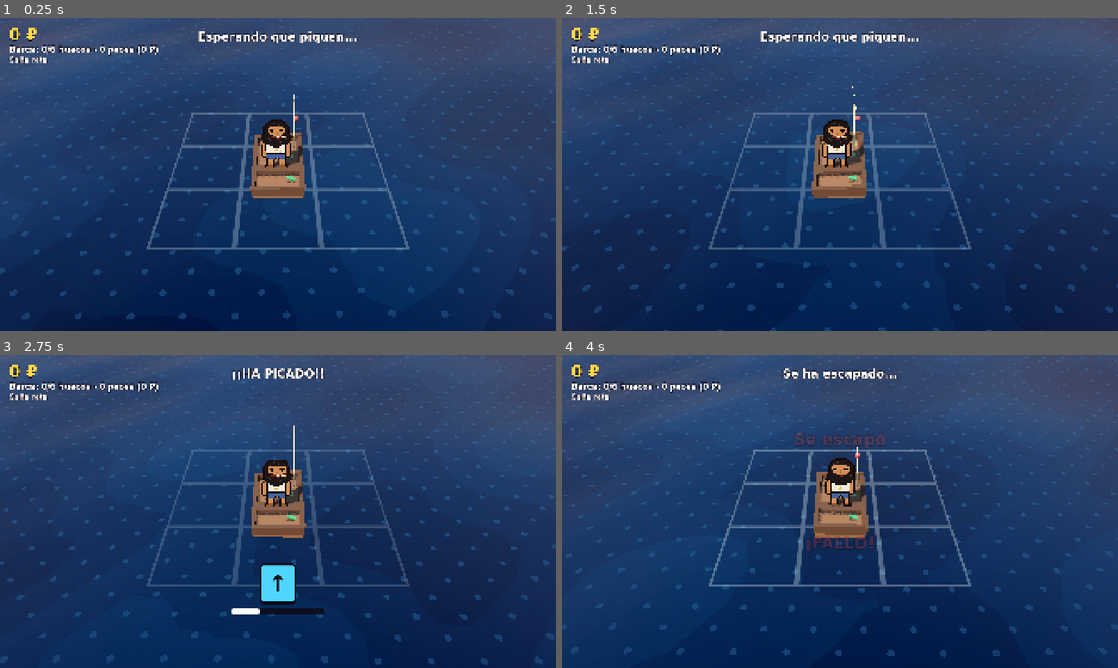
Above: before the commit, frames 1-4 (two rows, left to right).
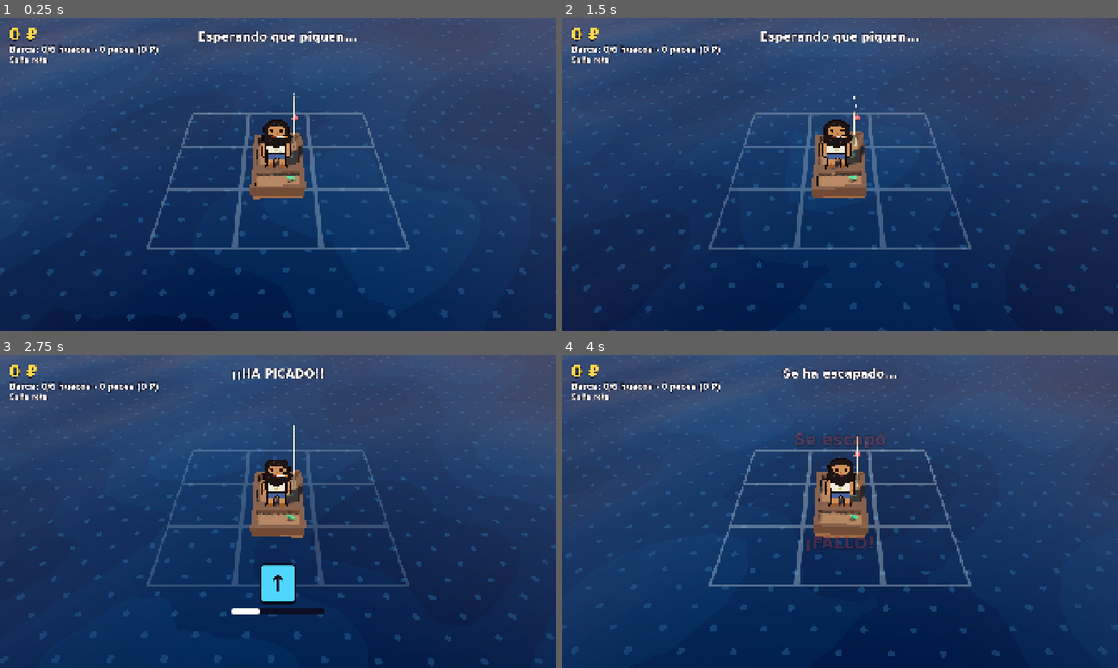
Above: after the commit, the same moments.

Repository: xNeku/FIshin
Game: Godot game, scene res://scenes/main.tscn
Same seed, same stepped clock (60 frames per second), same inputs: the game is played once before the commit and once after it.
Inputs:
- Up to frame 1 (0.25 s): no input
- Up to frame 2 (1.5 s): hold W (mover_arriba) 0.53-1.28 s; hold Q (cambiar_modo) 0.53-1.28 s; hold S (mover_abajo) from 1.28 s (still down); tap E (interactuar) at 1.35 s
- Up to frame 3 (2.75 s): release S (mover_abajo) at 2.03 s; hold W (mover_arriba) from 2.03 s (still down); tap D (mover_der) at 2.1 s
- Up to frame 4 (4 s): tap Q (cambiar_modo) at 2.85 s; release W (mover_arriba) at 3.53 s; hold A (mover_izq) from 3.53 s (still down); hold E (interactuar) from 3.53 s (still down)

The runs differ from the first frame. In frame 1, 1.3% of the frame differs, in the area x 0-100%, y 0-97%; in frame 2, 1.3%; in frame 3, 1.2%; in frame 4, 1.4%.

Commit message:
Estilo B: el mundo se dibuja pixelado (1/4 de resolución, sin suavizar) con el HUD nítido encima; desenfoque de maqueta en cinemáticas y celebraciones
Co-Authored-By: Claude Opus 5.5 <noreply@anthropic.com>
Claude-Session: https://claude.ai/code/session_019rcxv2gkMTX1eHoDeqRmkz

Diff:
--- /dev/null
+++ b/scenes/efectos/pixelador.tscn
@@ -0,0 +1,29 @@
+[gd_scene format=3]
+
+[ext_resource type="Script" path="res://scripts/efectos/pixelador.gd" id="1_script"]
+
+[sub_resource type="CameraAttributesPractical" id="atributos"]
+
+[node name="Pixelador" type="CanvasLayer"]
+layer = -10
+script = ExtResource("1_script")
+
+[node name="Contenedor" type="SubViewportContainer" parent="."]
+texture_filter = 1
+anchors_preset = 15
+anchor_right = 1.0
+anchor_bottom = 1.0
+grow_horizontal = 2
+grow_vertical = 2
+mouse_filter = 2
+stretch = true
+stretch_shrink = 4
+
+[node name="Vista" type="SubViewport" parent="Contenedor"]
+handle_input_locally = false
+size = Vector2i(480, 270)
+render_target_update_mode = 4
+
+[node name="CamaraPixel" type="Camera3D" parent="Contenedor/Vista"]
+attributes = SubResource("atributos")
+fov = 45.0
--- a/scenes/main.tscn
+++ b/scenes/main.tscn
@@ -25,6 +25,7 @@
 [ext_resource type="Script" path="res://scripts/economia/comercio.gd" id="30_comercio"]
 [ext_resource type="Texture2D" path="res://art/articulos/cubo.png" id="31_cubo"]
 [ext_resource type="Resource" path="res://data/apariciones/lonja.tres" id="32_lonja"]
+[ext_resource type="PackedScene" path="res://scenes/efectos/pixelador.tscn" id="33_pixelador"]
 [ext_resource type="Script" path="res://scripts/pesca/pesca.gd" id="4_pesca"]
 [ext_resource type="Script" path="res://scripts/pesca/camara_pesca.gd" id="5_camara"]
 [ext_resource type="Script" path="res://scripts/pesca/sonido_pesca.gd" id="6_sonido"]
@@ -253,3 +254,6 @@
 jugador = NodePath("../Jugador")
 barca_origen = NodePath("../Barca/Protagonista")
 textura_cubo = ExtResource("31_cubo")
+
+[node name="Pixelador" parent="." node_paths=PackedStringArray("camara_fuente") instance=ExtResource("33_pixelador")]
+camara_fuente = NodePath("../Camara")
--- /dev/null
+++ b/scripts/efectos/pixelador.gd
@@ -0,0 +1,67 @@
+extends CanvasLayer
+## Estilo del juego: el mundo 3D se dibuja a baja resolución y se escala sin suavizar (todo pixelado).
+## El HUD y los menús van por encima a resolución completa. En las cinemáticas entra un desenfoque
+## de profundidad (efecto maqueta).
+
+## Cámara del juego que se copia cada frame (zoom, shake...).
+@export var camara_fuente: Camera3D
+## Cuánto se reduce la resolución del mundo (4 = una cuarta parte).
+@export_range(1, 8) var encogimiento: int = 4
+
+@export_group("Cinemáticas (desenfoque)")
+@export var desenfoque: float = 0.14
+## Metros alrededor del punto enfocado que quedan nítidos.
+@export var margen_nitido: float = 3.0
+@export var transicion: float = 4.0
+@export var duracion_fundido: float = 0.6
+
+@onready var contenedor: SubViewportContainer = $Contenedor
+@onready var vista: SubViewport = $Contenedor/Vista
+@onready var camara: Camera3D = $Contenedor/Vista/CamaraPixel
+
+var _atributos: CameraAttributesPractical
+var _tween: Tween
+
+
+func _ready() -> void:
+	add_to_group("pixelador")
+	contenedor.stretch_shrink = encogimiento
+	# El 3D solo se dibuja en la vista pixelada; el principal queda para la interfaz.
+	get_viewport().disable_3d = true
+	_atributos = camara.attributes as CameraAttributesPractical
+	if _atributos:
+		_atributos.dof_blur_amount = 0.0
+		_atributos.dof_blur_far_enabled = false
+		_atributos.dof_blur_near_enabled = false
+	camara.current = true
+
+
+func _process(_delta: float) -> void:
+	if camara_fuente == null:
+		return
+	camara.global_transform = camara_fuente.global_transform
+	camara.fov = camara_fuente.fov
+	camara.h_offset = camara_fuente.h_offset
+	camara.v_offset = camara_fuente.v_offset
+
+
+## Activa o quita el desenfoque de maqueta, enfocando un punto del mundo.
+func cine(activo: bool, punto: Vector3 = Vector3.ZERO) -> void:
+	if _atributos == null:
+		return
+	if _tween:
+		_tween.kill()
+	if activo:
+		var d: float = camara.global_position.distance_to(punto)
+		_atributos.dof_blur_far_distance = d + margen_nitido
+		_atributos.dof_blur_far_transition = transicion
+		_atributos.dof_blur_near_distance = maxf(0.5, d - margen_nitido)
+		_atributos.dof_blur_near_transition = transicion * 0.5
+		_atributos.dof_blur_far_enabled = true
+		_atributos.dof_blur_near_enabled = true
+	_tween = create_tween()
+	_tween.tween_property(_atributos, "dof_blur_amount", desenfoque if activo else 0.0, duracion_fundido)
+	if not activo:
+		_tween.tween_callback(func() -> void:
+			_atributos.dof_blur_far_enabled = false
+			_atributos.dof_blur_near_enabled = false)
--- a/scripts/mundo/mundo.gd
+++ b/scripts/mundo/mundo.gd
@@ -174,6 +174,7 @@
 	Juego.guardar()
 	var n: Node3D = _instanciar(a)
 	aparicion_empezada.emit(a)
+	_cine(true, n.position)
 	match a.llegada:
 		AparicionData.Llegada.MAR:
 			await _por_mar(n, a)
@@ -183,9 +184,17 @@
 			await _construir(n, a)
 		AparicionData.Llegada.EMERGER:
 			await _emerger(n, a)
+	_cine(false)
 	aparicion_terminada.emit(a)
 	_llegando = null
 	_ocupado = false
+
+
+## Desenfoque de maqueta (estilo HD-2D) mientras dura la cinemática.
+func _cine(activo: bool, punto: Vector3 = Vector3.ZERO) -> void:
+	var p: Node = get_tree().get_first_node_in_group("pixelador")
+	if p:
+		p.cine(activo, punto)
 
 
 func _instanciar(a: AparicionData) -> Node3D:
--- a/scripts/pesca/celebracion.gd
+++ b/scripts/pesca/celebracion.gd
@@ -79,6 +79,9 @@
 	tw.tween_property(luz, "light_energy", energia_luz, 0.5)
 	brillos.emitting = true
 	fanfarria.play()
+	var pix: Node = get_tree().get_first_node_in_group("pixelador")
+	if pix:
+		pix.cine(true, pez_levantado.global_position)
 	empezada.emit(pez)
 	await get_tree().create_timer(duracion - 0.5).timeout
 	var fuera := create_tween().set_parallel(true)
@@ -87,6 +90,8 @@
 	brillos.emitting = false
 	await fuera.finished
 	pez_levantado.visible = false
+	if pix:
+		pix.cine(false)
 	protagonista.texture = _textura_normal
 	for n: Node3D in ocultar:
 		n.visible = true
Not shown, added: scripts/efectos/pixelador.gd.uid
